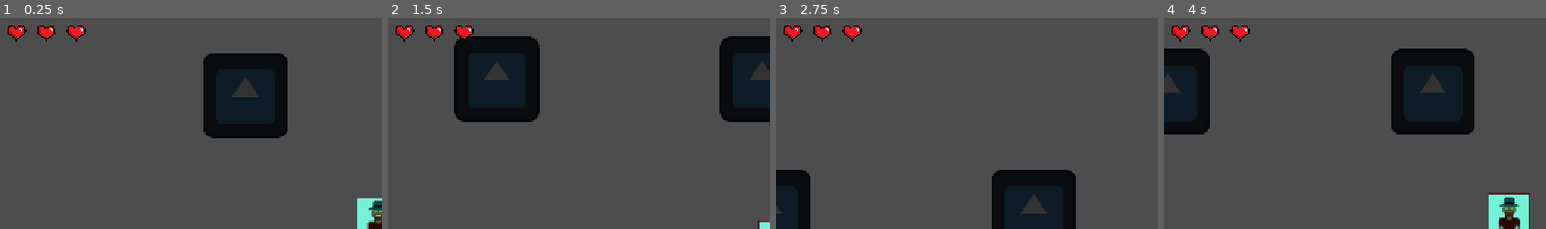
Above: before the commit, frames 1-4 (left to right).
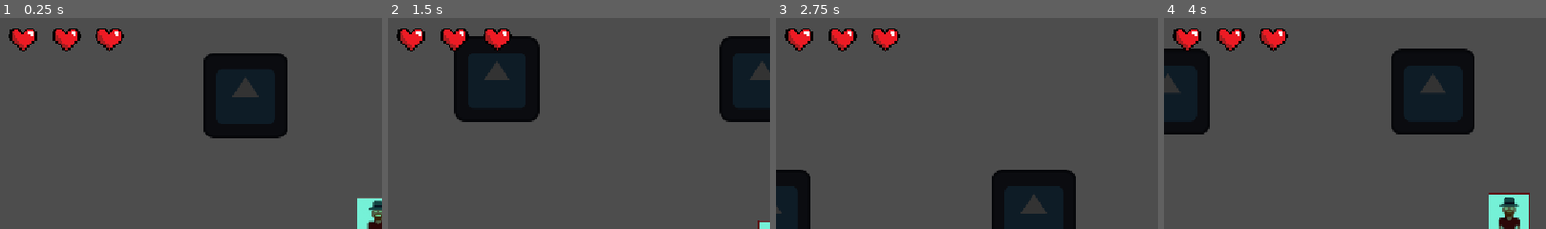
Above: after the commit, the same moments.

Repository: Tijana0/Last-One-Dancing
Game: Godot game, scene res://scenes/network_manager.tscn
Same seed, same stepped clock (60 frames per second), same inputs: the game is played once before the commit and once after it. This scene is started directly instead of the project's main scene. The engine's default icon, where the game draws it, is replaced by a stand-in: a white triangle on a blue panel in a dark square.
Inputs:
- Up to frame 1 (0.25 s): no input
- Up to frame 2 (1.5 s): tap Enter (ui_accept) at 0.5, 0.77 s; hold Right (ui_right) 0.53-1.28 s; tap F (dance) at 0.6 s; hold Down (ui_down) from 1.28 s (still down); tap K at 1.35 s
- Up to frame 3 (2.75 s): tap Enter (ui_accept) at 1.52 s; release Down (ui_down) at 2.03 s; hold Right (ui_right) from 2.03 s (still down); hold Space from 2.03 s (still down)
- Up to frame 4 (4 s): release Right (ui_right) at 2.78 s; release Space at 2.78 s; hold Up (ui_up) 2.78-3.53 s; tap E at 2.85 s; tap Enter (ui_accept) at 3.02, 3.77 s; hold Left (ui_left) from 3.53 s (still down); tap F (dance) at 3.6 s
The pictures show only the part of the screen within x 0-50%, y 1-51%; the shares and areas given below are measured in that part.

The runs differ from the first frame. In frame 1, 2.0% of the frame differs, in the area x 2-33%, y 3-16%; in frame 2, 1.9%; in frame 3, 2.0%; in frame 4, 2.0%.

Commit message:
feat: increase heart icons size in hud

Diff:
--- a/prefabs/player.tscn
+++ b/prefabs/player.tscn
@@ -91,26 +91,26 @@
 [node name="LivesContainer" type="HBoxContainer" parent="HUD" unique_id=1208768259]
 offset_left = 10.0
 offset_top = 10.0
-offset_right = 138.0
-offset_bottom = 50.0
+offset_right = 200.0
+offset_bottom = 70.0
 theme_override_constants/separation = 5
 
 [node name="Heart1" type="TextureRect" parent="HUD/LivesContainer" unique_id=751434008]
-custom_minimum_size = Vector2(40, 40)
+custom_minimum_size = Vector2(60, 60)
 layout_mode = 2
 texture = ExtResource("3_heart_full")
 expand_mode = 1
 stretch_mode = 5
 
 [node name="Heart2" type="TextureRect" parent="HUD/LivesContainer" unique_id=305656652]
-custom_minimum_size = Vector2(40, 40)
+custom_minimum_size = Vector2(60, 60)
 layout_mode = 2
 texture = ExtResource("3_heart_full")
 expand_mode = 1
 stretch_mode = 5
 
 [node name="Heart3" type="TextureRect" parent="HUD/LivesContainer" unique_id=1755358124]
-custom_minimum_size = Vector2(40, 40)
+custom_minimum_size = Vector2(60, 60)
 layout_mode = 2
 texture = ExtResource("3_heart_full")
 expand_mode = 1
